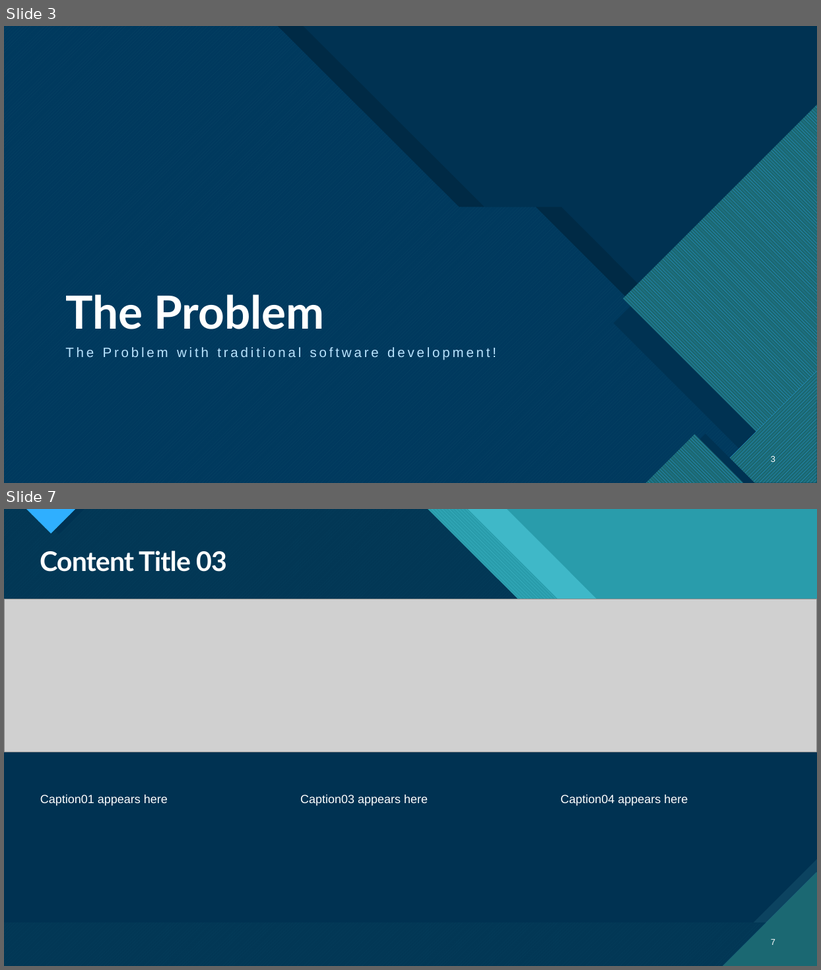
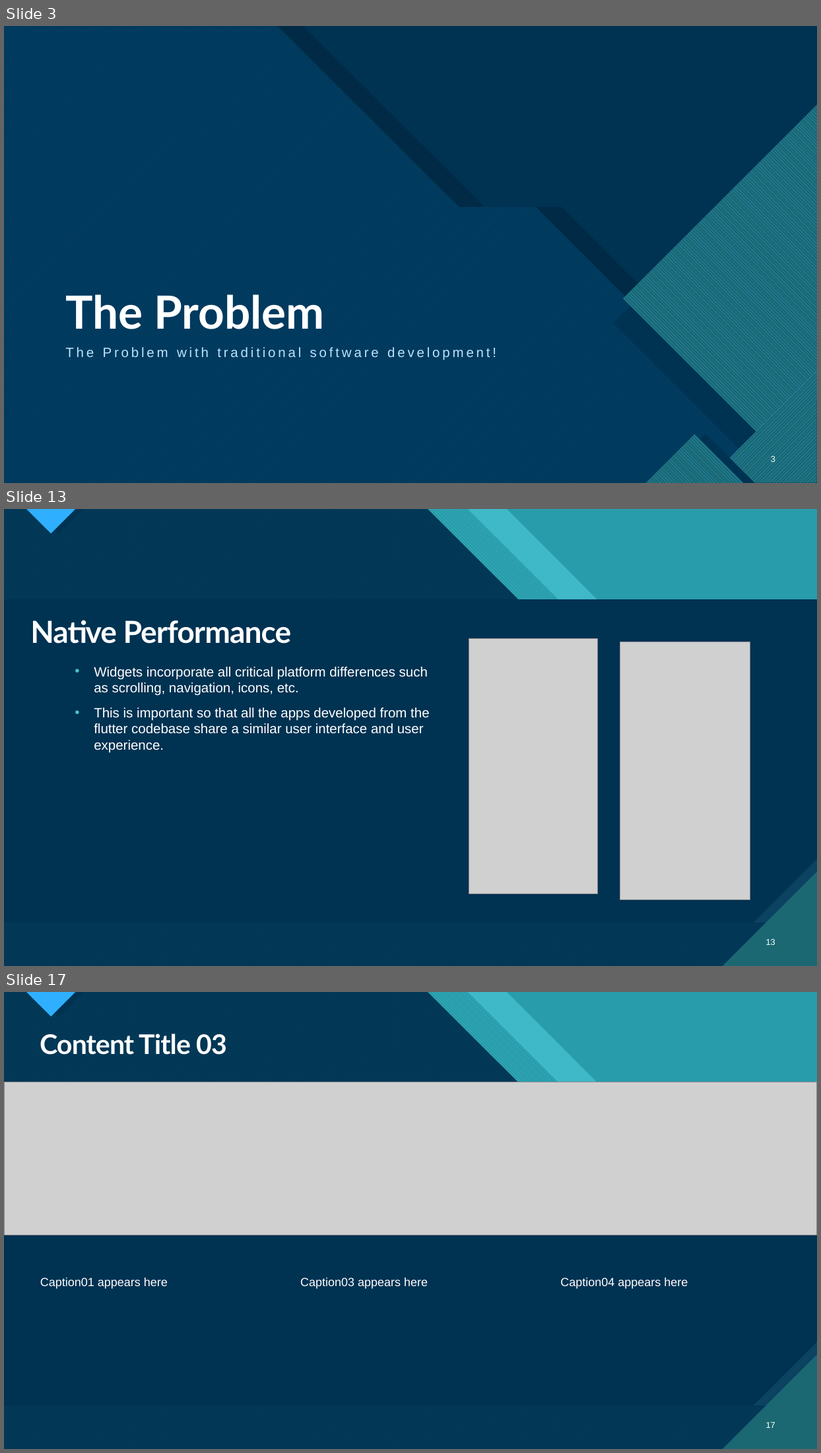
Before and after one commit to PratyayDhond/IT-3rd-year-notes, a slide deck: Seminar/Native Application Development Using Flutter.pptx. Shown one above the other, each under a label of ours: slides 3 and 7 before the commit, slides 3, 13 and 17 after it; the slides between them are not shown. The pictures are 821x970 and 821x1453 pixels, drawn with LibreOffice and Linux fonts; fonts in the diff are those of the drawing; grey boxes stand for pictures. Boxes give left, top, right and bottom in pixels: in the first picture for what was removed or moved away, otherwise in the second. Text is boxed around its words. In the diff, an @@ line names an element or a change of style, - is before the commit and + after.

```diff
--- a/Seminar/Native Application Development Using Flutter.pptx
+++ b/Seminar/Native Application Development Using Flutter.pptx
@@ slide 13 added at (4, 509, 817, 966), background #47C3D3; not listed: 18 template elements that a slide beside it also shows @@
@@ title added at (30, 620, 292, 644), 36 pt, text #FFFFFF, bold @@
+Native Performance
@@ picture added at (469, 639, 597, 894) @@
@@ picture added at (620, 642, 750, 900) @@
@@ text added at (94, 667, 429, 753), 16 pt, text #FFFFFF @@
+  • Widgets incorporate all critical platform differences such as scrolling, navigation, icons, etc.
+  • This is important so that all the apps developed from the flutter codebase share a similar user interface and user experience.
@@ page number added at (766, 939, 776, 945), 10 pt, text #FFFFFF @@
+13
@@ what was slide 7 is now slide 17 @@
@@ page number at (766, 1422, 776, 1428): text changed @@
-7
+17
```
Also in this commit, not shown: 1 slide changed, 11 other slides added, 2 slides removed.
